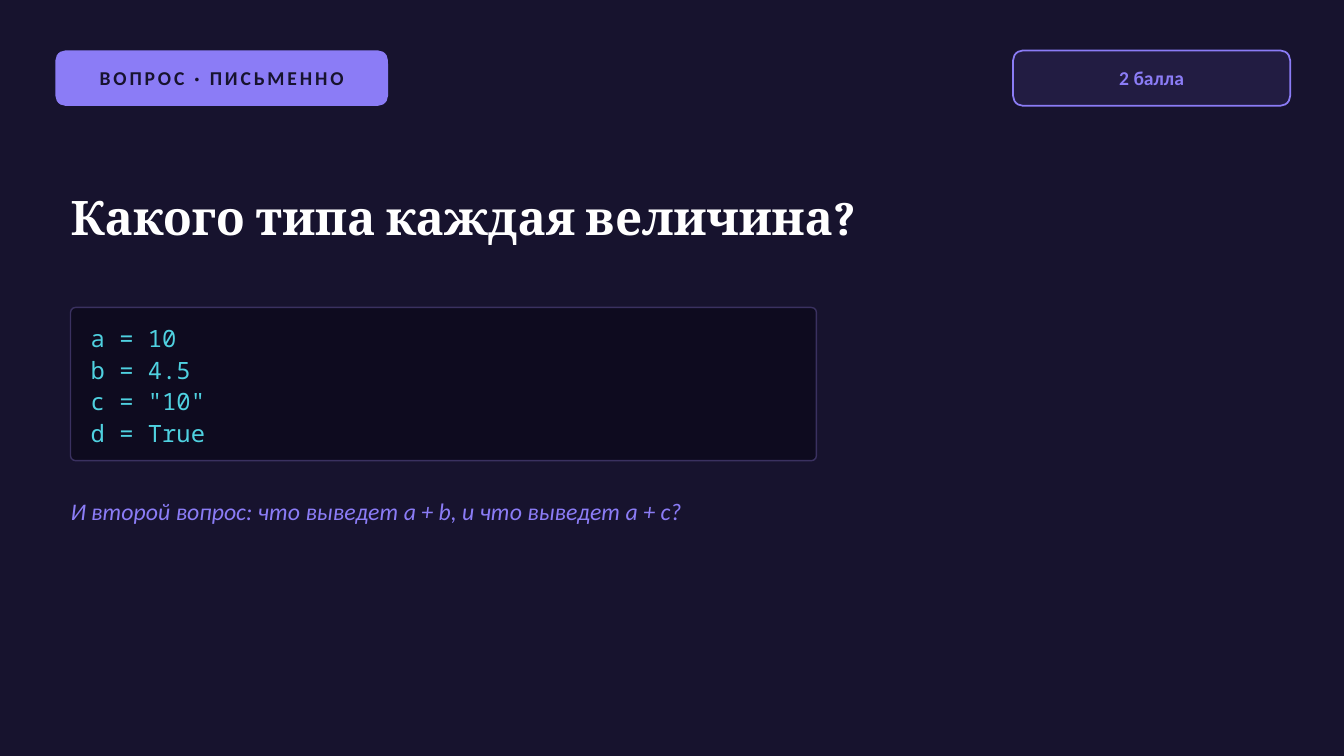
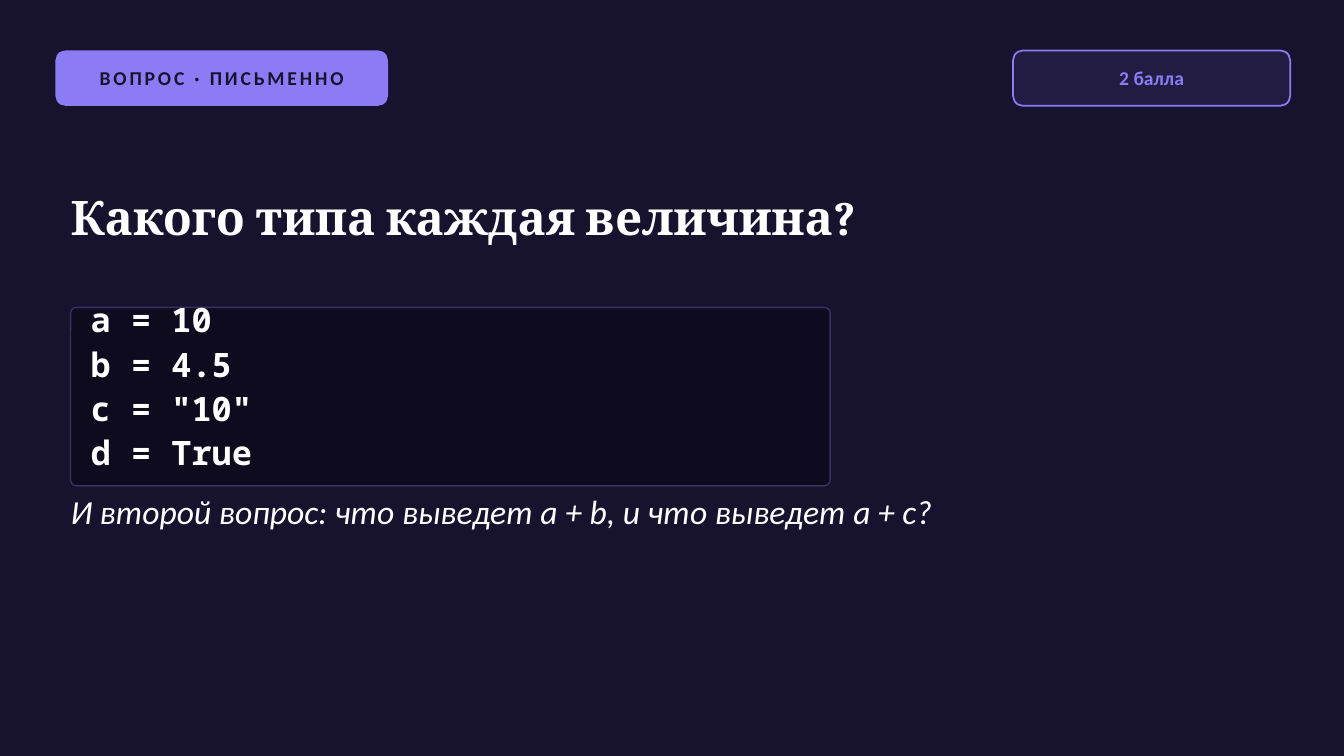
Before and after one commit to MuhammadMusa1/Pulotovschool, a slide deck: slide 20 of 10 класс/urok3/Презентация_занятие3_ред2.pptx. Drawn at 1344x756 pixels with LibreOffice and Linux fonts; fonts in the diff are those of the drawing. Boxes give left, top, right and bottom in pixels: in the first picture for what was removed or moved away, otherwise in the second. Text is boxed around its words. In the diff, an @@ line names an element or a change of style, - is before the commit and + after.

```diff
--- a/10 класс/urok3/Презентация_занятие3_ред2.pptx
+++ b/10 класс/urok3/Презентация_занятие3_ред2.pptx
@@ rounded rectangle resized from (x1=71, y1=308, x2=817, y2=461) to (x1=71, y1=308, x2=831, y2=486) @@
@@ text "a = 10" at (x1=91, y1=307, x2=252, y2=466): size 17 to 24 pt, text colour #4FD1E0 to #FFFFFF, bold on @@
@@ text "И второй вопрос: что выведет ..." at (x1=71, y1=500, x2=932, y2=530): size 17 to 24 pt, text colour #8B7CF6 to #FFFFFF @@
```
Also in this commit, not shown: 19 other slides changed, 1 other file.
